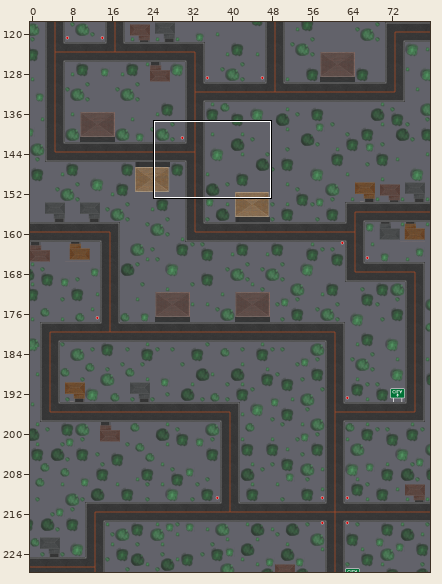
Tiled map (JSON), stored at coma/assets/tilemaps/race_tilemap2.json. The picture above shows the old version from afar; the outline marks the close-up.
Close-up. As it was:
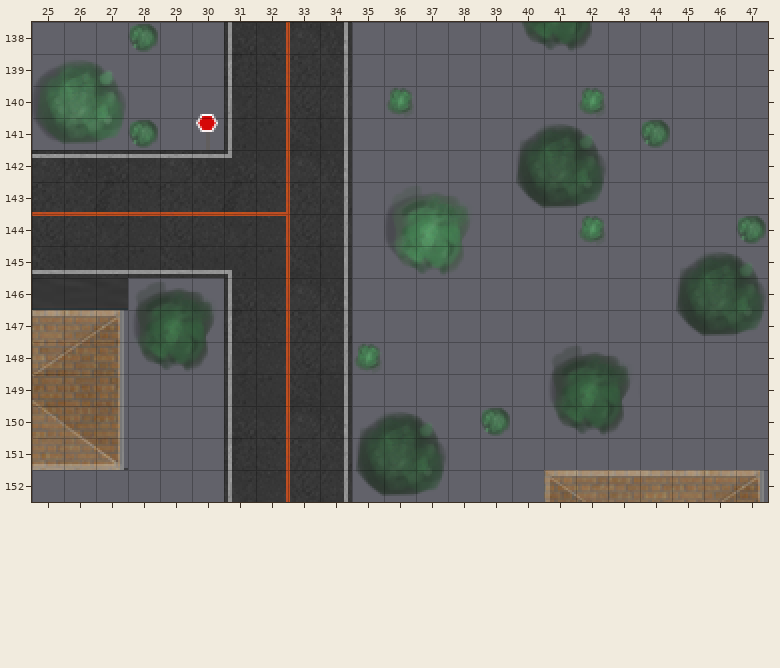
Cells are 16x16 px. Shown: x 25..47, y 138..152. The commit also changed other parts of the map, which this record leaves out.
Now the later version:
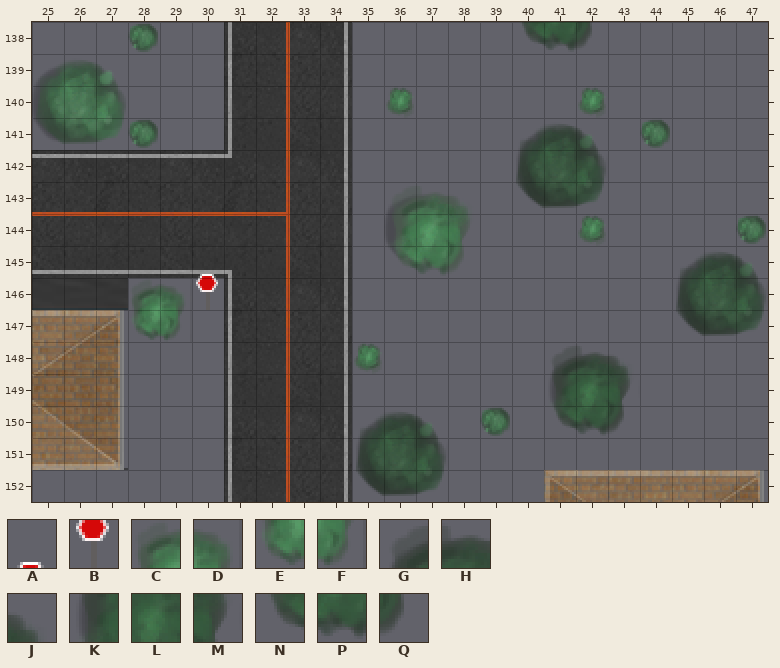
Key: from "car_assets1": A 84, B 105, C 168, D 169, E 189, F 190, G 252, H 253, J 254, K 273, L 274, M 275, N 294, P 295, Q 296.
_ is an empty cell.
Tiles replaced or removed in this view: A, B, G, H, J, K, L, M, N, P, Q.
See-through tiles are keyed as they look on the map.
From old to new:
Changed rows in their new state; . is an unchanged cell.
Layer "worldLayer":
first column x 30:
140 _
141 _
first column x 28:
145 ..A
146 CDB
147 EF_
148 ___
Changed places in both close-ups, as pixel boxes (x1, y1, x2, y2):
removed: (196, 114, 218, 150)
changed: (132, 274, 218, 372)
